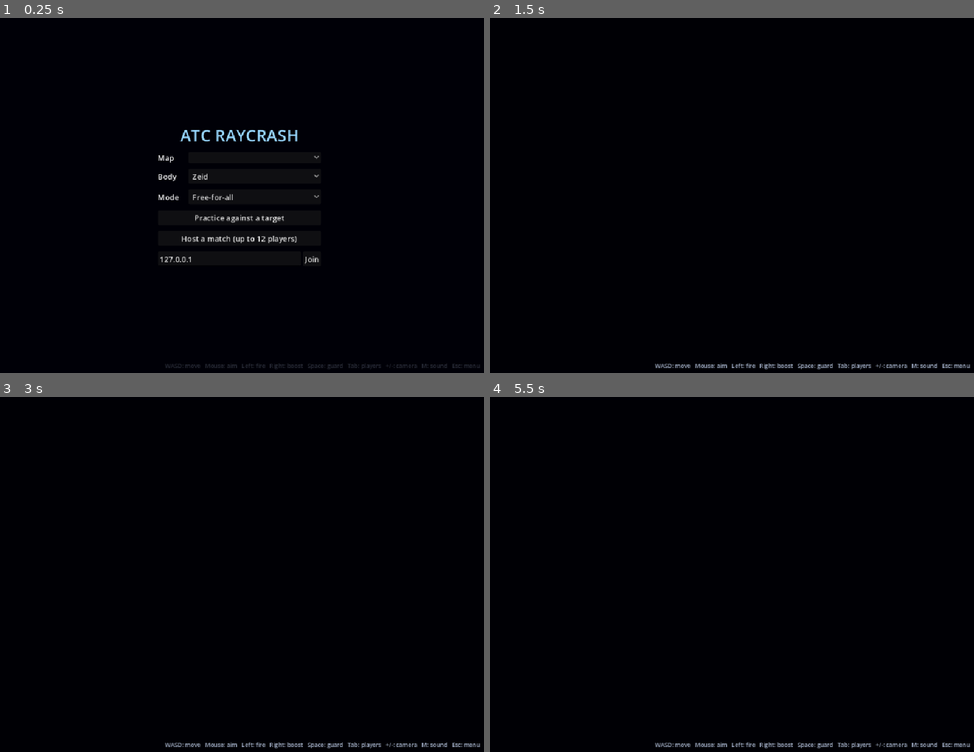
Above: before the commit, frames 1-4 (two rows, left to right).
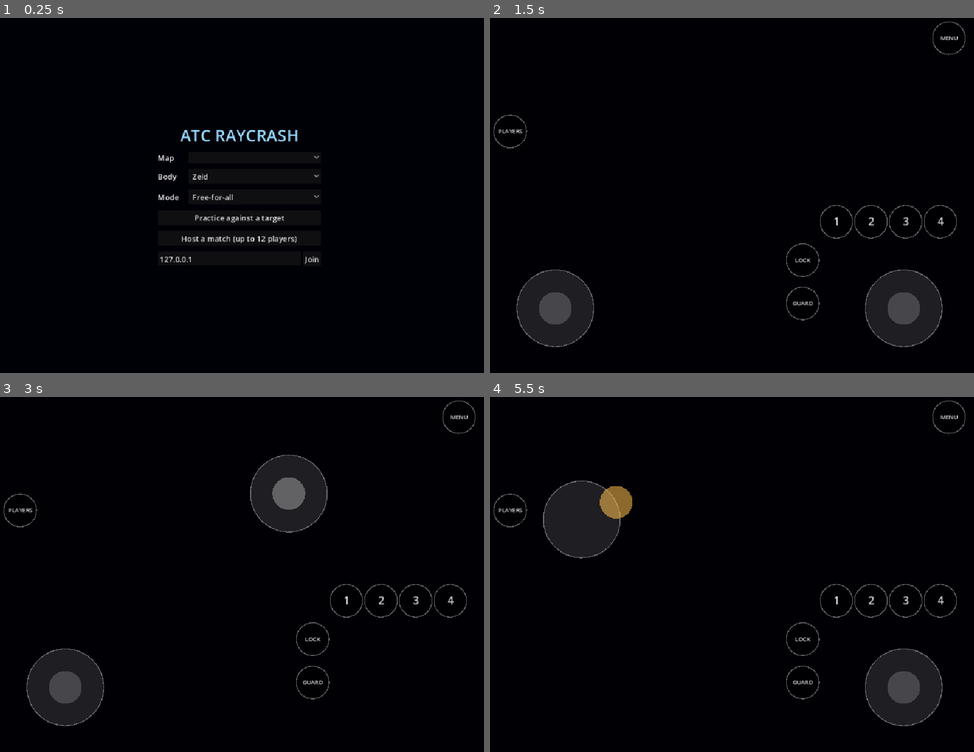
Above: after the commit, the same moments.

Repository: wes-q/atc-rebuild
Game: Godot game, scene res://scenes/main.tscn
Same seed, same stepped clock (60 frames per second), same inputs: the game is played once before the commit and once after it.
Inputs (mouse positions are in pixels of both pictures, inside the frame that each line leads up to):
- Up to frame 1 (0.25 s): no input
- Up to frame 2 (1.5 s): click "Practice against a target" at 0.5 s; tap Enter at 1.25 s; move the mouse to (838, 177) at 1.27 s; hold D (move_right) from 1.28 s (still down); hold Right mouse button (boost) from 1.28 s (still down)
- Up to frame 3 (3 s): tap Space at 1.52, 2 s; click (348, 556) at 1.55 s; release D (move_right) at 2 s; release Right mouse button (boost) at 2 s; drag from (140, 592) to (212, 649) at 2.02 s; move the mouse to (290, 492) at 2.77 s; hold D (move_right) from 2.78 s (still down); tap Enter at 2.85 s; click (290, 492) at 2.92 s
- Up to frame 4 (5.5 s): tap Keypad Enter at 3.05 s; release D (move_right) at 3.5 s; tap Enter at 3.5 s; drag from (702, 649) to (581, 517) at 3.52 s; move the mouse to (877, 631) at 4.27 s; hold A (move_left) 4.28-5 s; hold F 4.28-5 s; tap T at 4.35 s; click (877, 631) at 4.42 s; tap Space at 4.52, 5 s; drag from (581, 517) to (654, 482) at 5.02 s

The runs differ from the first frame. In frame 1, 0.3% of the frame differs, in the area x 34-100%, y 97-99%; in frame 2, 6.7%; in frame 3, 6.7%; in frame 4, 6.9%, in the area x 0-100%, y 1-99%.
Error in both runs: Invalid access to property or key 'zeid' on a base object of type 'Dictionary'. (res://scripts/game_data.gd:114)

Commit message:
Add touch controls and an Android build
A floating left stick moves in eight directions, boosting at the rim. A
right stick aims and fires past a third of its throw, held for hold weapons
and clicked for the rest. Buttons cover the weapon slots, guard, lock-on,
the player panel and the menu, plus START and TEAM between rounds. Android's
back button leaves a match for the menu.

The project now targets landscape and imports the ETC2/ASTC textures
Android needs. The export preset builds an arm64 debug APK into the
git-ignored export folder. APKs are ignored everywhere because they carry
the converted art.

Co-Authored-By: Claude Opus 5.5 <noreply@anthropic.com>

Diff:
--- a/godot/project.godot
+++ b/godot/project.godot
@@ -9,6 +9,8 @@
 config/description="Private recreation of ATC Raycrash (CodiNET, 2005) using the original rules and art."
 run/main_scene="res://scenes/main.tscn"
 config/features=PackedStringArray("4.7", "GL Compatibility")
+; Android's back button leaves a match for the menu instead of quitting (game.gd).
+config/quit_on_go_back=false
 
 [display]
 
@@ -17,6 +19,8 @@
 window/size/viewport_height=768
 window/stretch/mode="canvas_items"
 window/stretch/aspect="expand"
+; Phones: landscape either way up.
+window/handheld/orientation=4
 
 [input]
 
@@ -69,4 +73,6 @@
 
 renderer/rendering_method="gl_compatibility"
 renderer/rendering_method.mobile="gl_compatibility"
+; Android needs the mobile texture formats alongside the desktop ones.
+textures/vram_compression/import_etc2_astc=true
 environment/defaults/default_clear_color=Color(0.02, 0.03, 0.06, 1)
--- a/godot/scripts/game.gd
+++ b/godot/scripts/game.gd
@@ -83,6 +83,9 @@
 var _watch_id := 0
 var _rng := RandomNumberGenerator.new()
 var hud: Hud
+## On-screen controls on a touch screen, or with the "touch" test option on a desktop.
+var touch: TouchControls
+var _touch_mode := DisplayServer.is_touchscreen_available() or OS.get_cmdline_user_args().has("touch")
 var sound: GameSound
 var menu: StartMenu
 var mechs: Dictionary = {} ## id -> Mech
@@ -153,6 +156,19 @@
 	if dummy_arg in Bodies.NAMES:
 		dummy_body = dummy_arg
 	hud = Hud.new()
+	if _touch_mode:
+		# The test option drives the touch controls with the mouse, one finger at a time.
+		if OS.get_cmdline_user_args().has("touch"):
+			Input.emulate_touch_from_mouse = true
+		touch = TouchControls.new()
+		touch.visible = false
+		add_child(touch)
+		touch.menu_pressed.connect(func() -> void:
+			_reset_world()
+			_show_menu(""))
+		touch.start_pressed.connect(_try_start)
+		touch.team_pressed.connect(_ask_change_team)
+		hud.touch_help = true
 	sound = GameSound.new()
 	add_child(sound)
 	sound.enabled = not OS.get_cmdline_user_args().has("mute")
@@ -207,8 +223,12 @@
 		menu.select_mode(team_mode)
 	menu.visible = true
 	menu.show_message(message)
+	if touch:
+		touch.visible = false
 
 func _hide_menu() -> void:
+	if touch:
+		touch.visible = true
 	if menu:
 		menu.visible = false
 		map_choice = menu.map_id
@@ -271,7 +291,7 @@
 	local_id = 1
 	_spawn(local_id, 0, true, body_choice)
 	_spawn(DUMMY_ID, 1, false, dummy_body if dummy_body != "" else _random_other_body(body_choice))
-	_status = "Practice on %s. Esc: menu" % map.title
+	_status = "Practice on %s. %s: menu" % [map.title, _key("Esc", "MENU")]
 	_begin_round(1, map.id, _pick_spawns())
 
 func start_host() -> void:
@@ -336,24 +356,52 @@
 		out.append("127.0.0.1")
 	return out
 
+## Android's back button: out of a match to the menu, and from the menu out of the app.
+func _notification(what: int) -> void:
+	if what == NOTIFICATION_WM_GO_BACK_REQUEST:
+		if mode != "":
+			_reset_world()
+			_show_menu("")
+		else:
+			get_tree().quit()
+
 func _unhandled_input(event: InputEvent) -> void:
 	if event.is_action_pressed("ui_cancel") and mode != "":
 		_reset_world()
 		_show_menu("")
 	# The host starts the match once everyone is in (the room master's start button).
-	if mode == "host" and round_number == 0 and Room.can_start(roster.values(), team_mode) and event is InputEventKey \
-			and event.pressed and not event.echo and (event as InputEventKey).keycode in [KEY_ENTER, KEY_KP_ENTER]:
-		_start_next_round()
-	if team_mode and _networked() and not round_active and event is InputEventKey and event.pressed \
-			and not event.echo and (event as InputEventKey).keycode == KEY_T:
-		if mode == "host":
-			_change_team(local_id)
-		else:
-			_net_change_team.rpc_id(1)
+	if event is InputEventKey and event.pressed and not event.echo and (event as InputEventKey).keycode in [KEY_ENTER, KEY_KP_ENTER]:
+		_try_start()
+	if event is InputEventKey and event.pressed and not event.echo and (event as InputEventKey).keycode == KEY_T:
+		_ask_change_team()
 	if event is InputEventKey and event.pressed and not event.echo and (event as InputEventKey).keycode == KEY_M:
 		sound.enabled = not sound.enabled
 		if not sound.enabled:
 			sound.stop_bgm()
+
+## The host's start: Enter, or START on a touch screen.
+func _can_start_now() -> bool:
+	return mode == "host" and round_number == 0 and Room.can_start(roster.values(), team_mode)
+
+func _try_start() -> void:
+	if _can_start_now():
+		_start_next_round()
+
+## T, or TEAM on a touch screen: move to the other side between rounds.
+func _can_change_team_now() -> bool:
+	return team_mode and _networked() and not round_active
+
+func _ask_change_team() -> void:
+	if not _can_change_team_now():
+		return
+	if mode == "host":
+		_change_team(local_id)
+	else:
+		_net_change_team.rpc_id(1)
+
+## A key's name in status lines, or its button on a touch screen.
+func _key(key_name: String, button: String) -> String:
+	return button if _touch_mode else key_name
 
 # --- Rounds -----------------------------------------------------------------------------
 
@@ -572,7 +620,7 @@
 	_status = "You are player %d of %d%s.%s" % [int(roster[local_id]) + 1, roster.size(), _team_words(int(roster[local_id])),
 		" Waiting for the next round." if first and active else ""]
 	if team_mode and not round_active:
-		_status += " T: change team."
+		_status += " %s: change team." % _key("T", "TEAM")
 
 ## Slots and teams from the roster onto the mechs (a team change moves a slot).
 func _apply_slots() -> void:
@@ -630,13 +678,13 @@
 		where += " Red %d, blue %d." % [red, roster.size() - red]
 	if round_number == 0:
 		if Room.can_start(roster.values(), team_mode):
-			where += " Enter: start the match."
+			where += " %s: start the match." % _key("Enter", "START")
 		elif roster.size() >= 2:
 			where += " Teams must be even to start."
 		else:
 			where += " Waiting for players."
 	if team_mode and not round_active:
-		where += " T: change team."
+		where += " %s: change team." % _key("T", "TEAM")
 	_status = where
 
 ## Owner's state, every physics tick. Unreliable: a newer one replaces a lost one.
@@ -911,7 +959,7 @@
 		if m.local:
 			var can_act := round_active and m.sim.life > 0
 			var intent := _read_intent(m) if can_act else MechSim.Intent.new()
-			var lock_key := Input.is_physical_key_pressed(KEY_F) and can_act
+			var lock_key := (Input.is_physical_key_pressed(KEY_F) or (touch != null and touch.lock)) and can_act
 			_update_lock(m, lock_key and not _prev_lockon_key)
 			_prev_lockon_key = lock_key
 			# button_up_explosion: letting go sets off this mech's splash shells.
@@ -980,7 +1028,10 @@
 	hud.team_mode = team_mode
 	hud.my_team = me.team if me else Room.NONE
 	hud.board = board
-	hud.show_board = (Input.is_physical_key_pressed(KEY_TAB) or _hold_tab) and me != null
+	hud.show_board = (Input.is_physical_key_pressed(KEY_TAB) or _hold_tab or (touch != null and touch.players)) and me != null
+	if touch:
+		touch.show_start = _can_start_now()
+		touch.show_team = _can_change_team_now()
 	var nearest := _nearest_enemy(me) if me else null
 	hud.lock_target_pos = null
 	hud.lock_candidates.clear()
@@ -1054,6 +1105,8 @@
 func _read_intent(m: Mech) -> MechSim.Intent:
 	if _autopilot:
 		return _autopilot_intent(m)
+	if touch:
+		return _touch_intent(m)
 	var it := MechSim.Intent.new()
 	it.left = Input.is_action_pressed("move_left")
 	it.right = Input.is_action_pressed("move_right")
@@ -1067,6 +1120,27 @@
 		if Input.is_physical_key_pressed(KEY_1 + k) or Input.is_physical_key_pressed(KEY_KP_1 + k):
 			it.weapon_key = k + 1
 	it.aim = _mouse_on_plane(m)
+	return it
+
+## The touch controls as the same keys and buttons. Weapons worked by holding the button get
+## a held trigger; the rest get clicks.
+func _touch_intent(m: Mech) -> MechSim.Intent:
+	var it := MechSim.Intent.new()
+	var k := touch.keys()
+	it.left = k["left"]
+	it.right = k["right"]
+	it.up = k["up"]
+	it.down = k["down"]
+	it.boost = k["boost"]
+	var w := m.sim.weapon
+	var hold := w.is_continuous or w.is_charge() or int(w.mode_num("button_up_explosion")) == 1
+	it.fire = touch.fire_held(hold)
+	it.guard = touch.guard
+	it.weapon_key = touch.weapon_key
+	var d := touch.plane_aim()
+	if d == Vector2.ZERO:
+		d = Original.vec2_from_deg(m.sim.facing)
+	it.aim = m.sim.pos + d * 300.0
 	return it
 
 ## rcPlayerManager::updaterotation: ray from the camera through the cursor onto the plane.
--- a/godot/scripts/hud.gd
+++ b/godot/scripts/hud.gd
@@ -49,6 +49,16 @@
 var _gauge_w := {} ## bar name -> shown width, easing to the target
 var overlay: Node2D
 
+## On a touch screen the help line describes the on-screen controls instead of the keys.
+var touch_help := false:
+	set(v):
+		touch_help = v
+		if _help:
+			_help.text = TOUCH_HELP if v else KEY_HELP
+			# The buttons carry their own labels; the line would sit over the right stick.
+			_help.visible = not v
+const KEY_HELP := "WASD: move   Mouse: aim   Left: fire   Right: boost   Space: guard   Tab: players   +/-: camera   M: sound   Esc: menu"
+const TOUCH_HELP := "Left stick: move, rim boosts   Right stick: aim, push to fire   Combo: flick toward your facing, then fire"
 var _status: Label
 var _help: Label
 var _result: Control
@@ -89,7 +99,8 @@
 	_status.position.y -= 44
 	_status.position.x -= 12
 	_help = _label(12, Color(0.65, 0.7, 0.8))
-	_help.text = "WASD: move   Mouse: aim   Left: fire   Right: boost   Space: guard   Tab: players   +/-: camera   M: sound   Esc: menu"
+	_help.text = TOUCH_HELP if touch_help else KEY_HELP
+	_help.visible = not touch_help
 	_help.set_anchors_and_offsets_preset(Control.PRESET_BOTTOM_RIGHT)
 	_help.grow_horizontal = Control.GROW_DIRECTION_BEGIN
 	_help.position.y -= 22
--- /dev/null
+++ b/godot/scripts/touch_controls.gd
@@ -0,0 +1,227 @@
+class_name TouchControls
+extends CanvasLayer
+## On-screen controls for phones (this recreation's own; the original was keyboard and
+## mouse). Two floating sticks and a few buttons stand in for the keys:
+## - Left stick: move along the screen axes in eight directions, like WASD. Pushed to the
+##   rim it also holds the boost (the right mouse button).
+## - Right stick: aim, turning the mech toward the drag. Pushed past a third of the way it
+##   fires, holding the trigger for weapons that use a held button (streams, the bow's draw,
+##   the Cluster Cannon) and clicking about eight times a second for the rest.
+## - Buttons: weapon slots 1 to 4, GUARD (Space), LOCK (F), PLAYERS (Tab), MENU (Esc), and
+##   between rounds START for the host and TEAM in team battle.
+## A command combo is a flick of the left stick toward or away from your facing, then fire.
+## Sizes are in canvas units (the 768-high base), so they hold on every screen.
+
+signal menu_pressed
+signal start_pressed
+signal team_pressed
+
+const STICK_RADIUS := 80.0
+const KNOB_RADIUS := 34.0
+const BUTTON_RADIUS := 34.0
+const DEAD_ZONE := 0.25
+const BOOST_AT := 0.9
+const FIRE_AT := 0.35
+const AXIS_AT := 0.38 ## a stick axis counts once past this share of the direction
+const CLICK_PERIOD := 0.12
+
+# Read by the game every frame.
+var move := Vector2.ZERO ## screen space, length 0..1
+var aim := Vector2.ZERO ## screen space unit vector, zero before the first aim
+var firing := false
+var weapon_key := 0
+var guard := false
+var lock := false
+var players := false
+# Set by the game: whether START and TEAM are offered right now.
+var show_start := false
+var show_team := false
+
+var _pad: Control
+var _fingers := {} ## touch index -> "move", "aim" or a button name
+var _move_origin := Vector2.ZERO
+var _move_at := Vector2.ZERO
+var _aim_origin := Vector2.ZERO
+var _aim_at := Vector2.ZERO
+var _click_time := 0.0
+
+func _ready() -> void:
+	layer = 5
+	_pad = Control.new()
+	_pad.mouse_filter = Control.MOUSE_FILTER_IGNORE
+	_pad.set_anchors_preset(Control.PRESET_FULL_RECT)
+	_pad.draw.connect(_draw_pad)
+	add_child(_pad)
+
+func _process(dt: float) -> void:
+	_click_time += dt
+	_pad.queue_redraw()
+
+## The left stick as the four movement keys and the boost button.
+func keys() -> Dictionary:
+	var length := move.length()
+	var d := move.normalized() if length > DEAD_ZONE else Vector2.ZERO
+	return {
+		"left": d.x < -AXIS_AT, "right": d.x > AXIS_AT,
+		"up": d.y < -AXIS_AT, "down": d.y > AXIS_AT,
+		"boost": length >= BOOST_AT,
+	}
+
+## The fire button this frame: held for weapons that use holding, clicked for the rest.
+func fire_held(hold_weapon: bool) -> bool:
+	if not firing:
+		return false
+	if hold_weapon:
+		return true
+	return fmod(_click_time, CLICK_PERIOD) < CLICK_PERIOD * 0.5
+
+## Aim on the battle plane: screen right is +x, screen up is +y (the camera looks straight
+## down with the plane's +y at the top).
+func plane_aim() -> Vector2:
+	return Vector2(aim.x, -aim.y)
+
+func _input(event: InputEvent) -> void:
+	if not visible:
+		return
+	if event is InputEventScreenTouch:
+		var t := event as InputEventScreenTouch
+		if t.pressed:
+			_touch_down(t.index, t.position)
+		else:
+			_touch_up(t.index)
+	elif event is InputEventScreenDrag:
+		var d := event as InputEventScreenDrag
+		match _fingers.get(d.index, ""):
+			"move":
+				_move_at = d.position
+				move = _stick_value(_move_origin, _move_at)
+			"aim":
+				_aim_at = d.position
+				_update_aim()
+
+func _touch_down(index: int, at: Vector2) -> void:
+	for b in _buttons():
+		if at.distance_to(b[1]) <= BUTTON_RADIUS * 1.15:
+			_fingers[index] = b[0]
+			_button_down(b[0])
+			_handled()
+			return
+	var size := _pad.size
+	if at.y < size.y * 0.25:
+		return
+	if at.x < size.x * 0.5 and not _fingers.values().has("move"):
+		_fingers[index] = "move"
+		_move_origin = at
+		_move_at = at
+		move = Vector2.ZERO
+		_handled()
+	elif at.x >= size.x * 0.5 and not _fingers.values().has("aim"):
+		_fingers[index] = "aim"
+		_aim_origin = at
+		_aim_at = at
+		firing = false
+		_handled()
+
+## The touch is the controls'; the game and the menu do not see it.
+func _handled() -> void:
+	var vp := get_viewport()
+	if vp:
+		vp.set_input_as_handled()
+
+func _touch_up(index: int) -> void:
+	var role: String = _fingers.get(index, "")
+	_fingers.erase(index)
+	match role:
+		"move":
+			move = Vector2.ZERO
+		"aim":
+			firing = false
+		"":
+			pass
+		_:
+			_button_up(role)
+
+func _update_aim() -> void:
+	var v := _stick_value(_aim_origin, _aim_at)
+	if v.length() > 0.1:
+		aim = v.normalized()
+	firing = v.length() >= FIRE_AT
+
+static func _stick_value(origin: Vector2, at: Vector2) -> Vector2:
+	return (at - origin).limit_length(STICK_RADIUS) / STICK_RADIUS
+
+func _button_down(name: String) -> void:
+	match name:
+		"1", "2", "3", "4":
+			weapon_key = int(name)
+		"GUARD":
+			guard = true
+		"LOCK":
+			lock = true
+		"PLAYERS":
+			players = true
+		"MENU":
+			menu_pressed.emit()
+		"START":
+			start_pressed.emit()
+		"TEAM":
+			team_pressed.emit()
+
+func _button_up(name: String) -> void:
+	match name:
+		"1", "2", "3", "4":
+			weapon_key = 0
+		"GUARD":
+			guard = false
+		"LOCK":
+			lock = false
+		"PLAYERS":
+			players = false
+
+## [name, centre] for each button shown now. The weapon row and GUARD and LOCK sit above the
+## right stick, PLAYERS on the left and MENU in the top-right corner, START and TEAM at the
+## top centre.
+func _buttons() -> Array:
+	var w := _pad.size.x
+	var h := _pad.size.y
+	var out := []
+	for i in 4:
+		out.append([str(i + 1), Vector2(w - 290 + 72 * i, h - 330)])
+	out.append(["LOCK", Vector2(w - 360, h - 250)])
+	out.append(["GUARD", Vector2(w - 360, h - 160)])
+	out.append(["PLAYERS", Vector2(56, 250)])
+	out.append(["MENU", Vector2(w - 56, 56)])
+	if show_start:
+		out.append(["START", Vector2(w * 0.5 - 60, 120)])
+	if show_team:
+		out.append(["TEAM", Vector2(w * 0.5 + 60, 120)])
+	return out
+
+func _draw_pad() -> void:
+	var font := ThemeDB.fallback_font
+	var faint := Color(1, 1, 1, 0.12)
+	var line := Color(1, 1, 1, 0.35)
+	var w := _pad.size.x
+	var h := _pad.size.y
+	# Sticks: where the thumb went down, or a resting hint in each lower corner.
+	var move_on := _fingers.values().has("move")
+	var aim_on := _fingers.values().has("aim")
+	var left_base := _move_origin if move_on else Vector2(150, h - 150)
+	var right_base := _aim_origin if aim_on else Vector2(w - 150, h - 150)
+	for s in [[left_base, _move_at if move_on else left_base, move_on, keys()["boost"]],
+			[right_base, _aim_at if aim_on else right_base, aim_on, firing]]:
+		var base: Vector2 = s[0]
+		var knob: Vector2 = base + (s[1] - base).limit_length(STICK_RADIUS)
+		_pad.draw_circle(base, STICK_RADIUS, faint)
+		_pad.draw_arc(base, STICK_RADIUS, 0, TAU, 48, line, 2.0)
+		var knob_color := Color(1, 0.75, 0.3, 0.55) if s[3] else Color(1, 1, 1, 0.3 if s[2] else 0.18)
+		_pad.draw_circle(knob, KNOB_RADIUS, knob_color)
+	for b in _buttons():
+		var held: bool = _fingers.values().has(b[0])
+		var name: String = b[0]
+		var active := held or (name == str(weapon_key))
+		_pad.draw_circle(b[1], BUTTON_RADIUS, Color(0.3, 0.6, 1, 0.45) if active else Color(0, 0, 0, 0.35))
+		_pad.draw_arc(b[1], BUTTON_RADIUS, 0, TAU, 40, line, 2.0)
+		var size := 22 if name.length() == 1 else 12
+		var text_w := font.get_string_size(name, HORIZONTAL_ALIGNMENT_LEFT, -1, size).x
+		_pad.draw_string(font, b[1] + Vector2(-text_w * 0.5, size * 0.35), name, HORIZONTAL_ALIGNMENT_LEFT, -1, size, Color(1, 1, 1, 0.85))
--- a/godot/tests/test_mech_sim.gd
+++ b/godot/tests/test_mech_sim.gd
@@ -58,6 +58,7 @@
 	test_room_slots()
 	test_room_start_points()
 	test_room_end_and_winners()
+	test_touch_controls()
 	print("\n%d passed, %d failed" % [passed, failures])
 	quit(1 if failures > 0 else 0)
 
@@ -966,3 +967,62 @@
 	check(Room.winning_slots([0, 1, 6, 7], [1], true) == [0, 1], "the side still standing wins, its fallen included")
 	check(Room.winning_slots([0, 6], [], true).is_empty() and Room.winning_slots([0, 3], [], false).is_empty(), "nobody left: everyone loses, no draw")
 	check(Room.winning_slots([0, 3, 4], [4], false) == [4], "free-for-all: the survivor")
+
+func _touch(tc: TouchControls, index: int, at: Vector2, pressed: bool) -> void:
+	var e := InputEventScreenTouch.new()
+	e.index = index
+	e.position = at
+	e.pressed = pressed
+	tc._input(e)
+
+func _drag(tc: TouchControls, index: int, at: Vector2) -> void:
+	var e := InputEventScreenDrag.new()
+	e.index = index
+	e.position = at
+	tc._input(e)
+
+func test_touch_controls() -> void:
+	print("touch controls")
+	var tc := TouchControls.new()
+	root.add_child(tc)
+	# The tree is not running inside _init, so _ready has not happened yet.
+	if tc._pad == null:
+		tc._ready()
+	tc._pad.set_anchors_preset(Control.PRESET_TOP_LEFT)
+	tc._pad.size = Vector2(1600, 720)
+	tc.visible = true
+	_touch(tc, 0, Vector2(150, 560), true)
+	_drag(tc, 0, Vector2(190, 560))
+	var k := tc.keys()
+	check(k.right and not k.left and not k.up and not k.boost, "left stick half right: walk right")
+	_drag(tc, 0, Vector2(240, 480))
+	k = tc.keys()
+	check(k.right and k.up and k.boost, "pushed to the rim up and right: diagonal with boost")
+	_drag(tc, 0, Vector2(160, 560))
+	check(not tc.keys().right and not tc.keys().boost, "inside the dead zone: nothing")
+	_touch(tc, 0, Vector2(160, 560), false)
+	_touch(tc, 1, Vector2(1300, 560), true)
+	_drag(tc, 1, Vector2(1300, 540))
+	check(tc.plane_aim().is_equal_approx(Vector2(0, 1)) and not tc.firing, "a short drag up aims up the plane without firing")
+	_drag(tc, 1, Vector2(1300, 480))
+	check(tc.firing and tc.fire_held(true), "past a third: fires, held for hold weapons")
+	var clicks := 0
+	var last := false
+	for i in 60:
+		tc._process(1.0 / 60.0)
+		var f := tc.fire_held(false)
+		if f and not last:
+			clicks += 1
+		last = f
+	check(clicks >= 7 and clicks <= 9, "click weapons get about eight presses a second (%d)" % clicks)
+	_touch(tc, 1, Vector2(1300, 480), false)
+	check(not tc.firing and tc.plane_aim().is_equal_approx(Vector2(0, 1)), "letting go stops firing and keeps the aim")
+	var two: Vector2 = tc._buttons().filter(func(b: Array) -> bool: return b[0] == "2")[0][1]
+	_touch(tc, 2, two, true)
+	check(tc.weapon_key == 2, "button 2 holds weapon key 2")
+	_touch(tc, 2, two, false)
+	var guard_at: Vector2 = tc._buttons().filter(func(b: Array) -> bool: return b[0] == "GUARD")[0][1]
+	_touch(tc, 3, guard_at, true)
+	check(tc.guard and tc.weapon_key == 0, "GUARD holds the guard key")
+	_touch(tc, 3, guard_at, false)
+	tc.free()
Not shown, added: godot/export_presets.cfg
Not shown, added: godot/scripts/touch_controls.gd.uid
Not shown, changed: .gitignore
Not shown, changed: PLAN.md
Not shown, changed: godot/README.md
